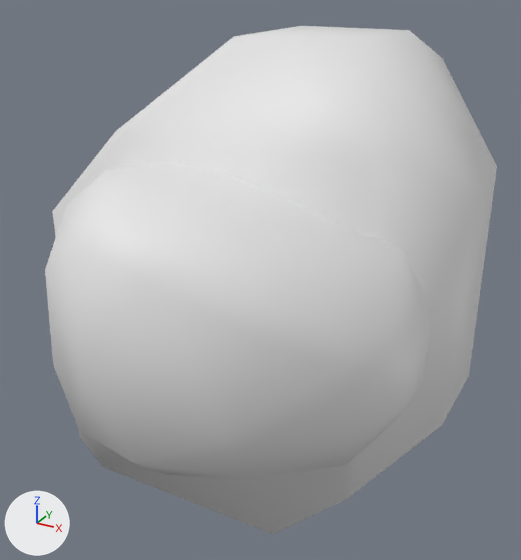
The FBX model Assets/Stylized_Egypt/Meshes/stones/SM_stone_06.fbx: old version first, new version second.
Before and after are seen from a camera (50 mm lens) standing at (0.229, -0.397, 0.221) and looking at (0.007, 0.007, 0.019). The axes (+X, +Y, +Z) are drawn at lower left. The lights are the same throughout. Where no turn or scale is listed for an object, it has been applied to the vertices.

Names of what the first picture shows: 'SM_stone_06', 'SM_stone_06_ConvexHulls'.
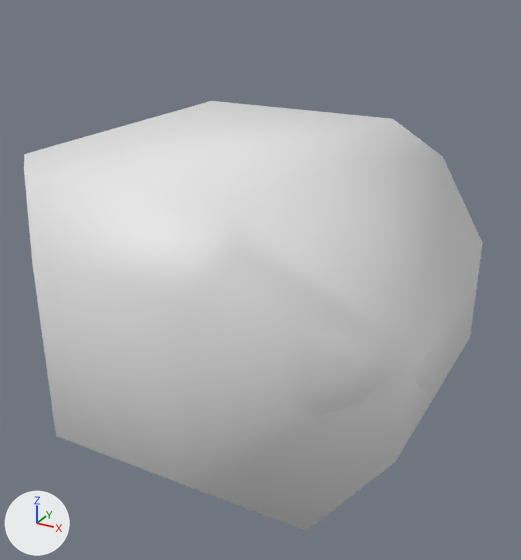
Diff of the bpy script that builds the scene:
```diff
--- a/Assets/Stylized_Egypt/Meshes/stones/SM_stone_06.fbx.py
+++ b/Assets/Stylized_Egypt/Meshes/stones/SM_stone_06.fbx.py
@@ ob_sm_stone_06_convexhulls @@
 ob_sm_stone_06_convexhulls = bpy.data.objects.new('SM_stone_06_ConvexHulls', me_sm_stone_06_convexhulls)
+ob_sm_stone_06_convexhulls.parent = ob_sm_stone_679
 ob_sm_stone_06_convexhulls.location = (0.0, 0.0, 0.0)
-ob_sm_stone_06_convexhulls.scale = (0.01, 0.01, 0.01)
@@ ob_sm_stone_679 @@
+ob_sm_stone_679 = bpy.data.objects.new('SM_stone_679', None)
+ob_sm_stone_679.location = (0.0, 0.0, 0.0)
+ob_sm_stone_679.rotation_euler = (1.571, 0.0, 0.0)  # degrees (90, 0, 0)
+ob_sm_stone_679.scale = (0.01, 0.01, 0.01)
```

Changed parts and their boxes (x1, y1, x2, y2) in the pictures (521 x 560 px):
'SM_stone_06_ConvexHulls', moved, rescaled (15% shorter): before (52, 26, 497, 534); after (24, 101, 483, 531)
'SM_stone_06', unchanged, covered by the edit: before (45, 161, 431, 480)
'SM_stone_06_LOD1', unchanged, uncovered by the edit: after (106, 177, 435, 417)
